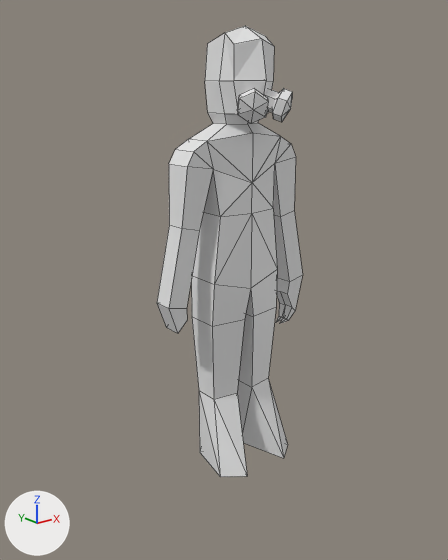
Two versions of the Blender file models/entities/soldier.blend, one commit apart.
The view is the same before and after, from a 50 mm lens placed at (-2.06, -2.47, 0.42), pointed at (-0.05, 0.03, -0.58). Lighting does not change. The marker at lower left points along +X, +Y and +Z. The first picture is the older version. Mesh edges are drawn as thin lines.

The first picture shows 'Body', 'Cylinder.001' and 2 more.
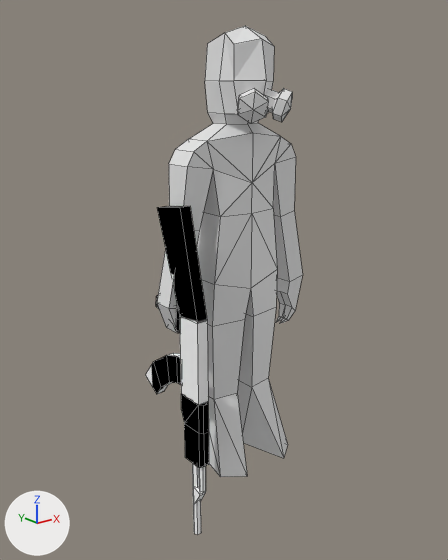
Edits to the bpy script that builds the scene:
```text
Add img_akm_metallic_png:
    img_akm_metallic_png = load_image('akm_metallic.png', '../../textures/weapons/akm/akm_metallic.png', 128, 128, 'sRGB')
Add mat_material_001:
    mat_material_001 = principled_material('Material.001')
    mat_material_001.texture = img_akm_metallic_png
    mat_material_001.roughness = 1.0
    mat_material_001.specular_ior_level = 0.0
Add me_magazine:
    me_magazine.from_pydata(...)  # 20 vertices, 18 faces; spans x -0.03..0.03, y -0.36..0.12, z -0.16..0.24
    me_magazine.materials.append(mat_material_001)  # picture img_akm_metallic_png
Add me_ak_47:
    me_ak_47.from_pydata(...)  # 99 vertices, 79 faces; spans x -0.04..0.04, y -0.18..0.35, z -1.2..1.18
    me_ak_47.materials.append(mat_material_001)  # picture img_akm_metallic_png
Add ob_magazine:
    ob_magazine = bpy.data.objects.new('Magazine', me_magazine)
    ob_magazine.parent = ob_ak_47
    ob_magazine.location = (0.0, 0.0, 0.0)
Add ob_ak_47:
    ob_ak_47 = bpy.data.objects.new('AK-47', me_ak_47)
    ob_ak_47.location = (-0.4, 0.0, -1.02)
    ob_ak_47.rotation_euler = (3.142, 0.0, 0.0)  # degrees (180, 0, 0)
    ob_ak_47.scale = (0.75, 0.75, 0.75)
```

Location of each change, (x1, y1, x2, y2) in pixels of the pictures (448 x 560 px):
'AK-47', added
    after: (156, 206, 209, 534)
'Magazine', added
    after: (146, 353, 181, 394)
